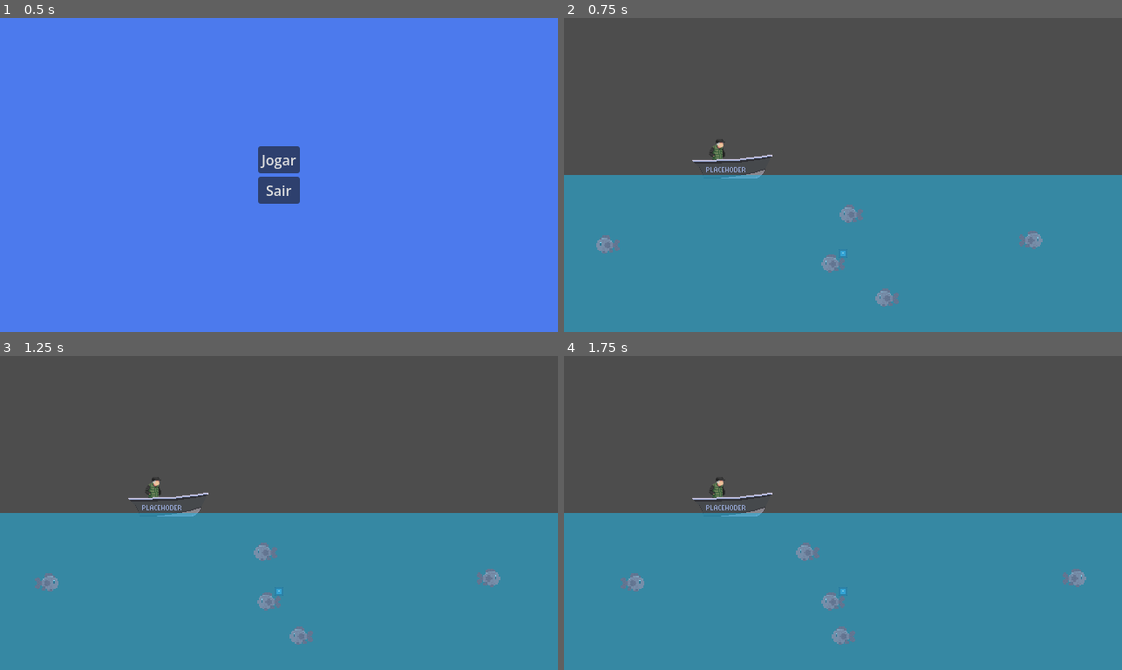
Above: before the commit, frames 1-4 (two rows, left to right).
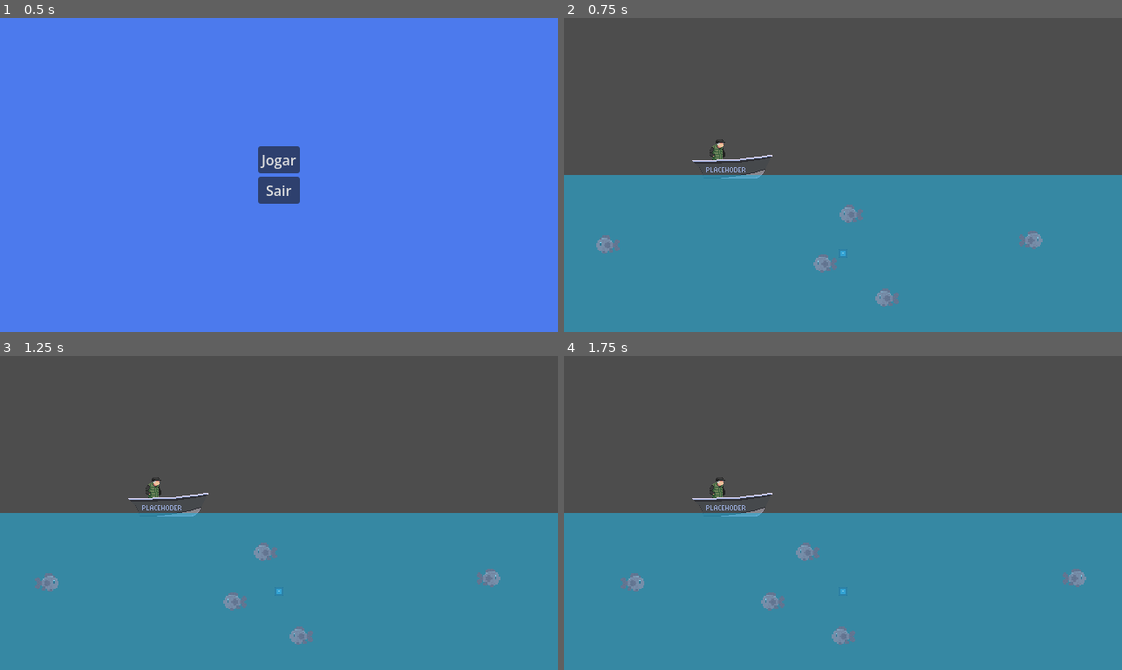
Above: after the commit, the same moments.

Repository: Bad-Onion/gyotaku
Game: Godot game, scene res://main.tscn
The game is run twice, just before and just after one commit, with the same random seed, the same clock (stepped at 60 frames per second) and the same inputs. The engine's default icon, where the game draws it, is replaced by a stand-in: a white triangle on a blue panel in a dark square.
Inputs (mouse positions are in pixels of both pictures, inside the frame that each line leads up to):
- Up to frame 1 (0.5 s): no input
- Up to frame 2 (0.75 s): click "Jogar" at 0.5 s
- Up to frame 3 (1.25 s): no input
- Up to frame 4 (1.75 s): move the mouse to (965, 497) at 1.27 s; click (965, 497) at 1.42 s

Frame 1 is identical in both runs. In frame 2, 0.3% of the frame differs, in the area x 22-51%, y 39-82%; in frame 3, 0.4%; in frame 4, 0.4%.

Commit message:
add minigame core

Diff:
--- a/gyotaku/project.godot
+++ b/gyotaku/project.godot
@@ -19,7 +19,8 @@
 
 window/size/viewport_width=640
 window/size/viewport_height=360
-window/size/mode=2
+window/size/mode=3
+window/size/initial_position_type=3
 window/stretch/mode="canvas_items"
 window/stretch/scale_mode="integer"
 
@@ -29,4 +30,5 @@
 
 [rendering]
 
+textures/canvas_textures/default_texture_filter=0
 rendering_device/driver.windows="d3d12"
--- a/gyotaku/scenes/levels/level_1/level_1.tscn
+++ b/gyotaku/scenes/levels/level_1/level_1.tscn
@@ -1,6 +1,7 @@
 [gd_scene format=3 uid="uid://bnk2jwk8ek25f"]
 
 [ext_resource type="PackedScene" uid="uid://mp300i7css66" path="res://scenes/mechanics/fishing_bait_mechanic/fishing_hook.tscn" id="1_7uxs1"]
+[ext_resource type="Script" uid="uid://c6offhed2uwqi" path="res://scenes/levels/level_1/level_1.gd" id="1_58uyj"]
 [ext_resource type="Texture2D" uid="uid://cwc4wyukhft2b" path="res://assets/sprites/IdosoJapones.png" id="1_vmhy7"]
 [ext_resource type="Script" uid="uid://c8d754vqus2jd" path="res://scenes/mechanics/fishing_mechanic/fishing_mechanic_system.gd" id="2_3lh42"]
 [ext_resource type="Texture2D" uid="uid://crid57sx6bisi" path="res://assets/sprites/Barco.png" id="2_58uyj"]
@@ -9,6 +10,7 @@
 [ext_resource type="PackedScene" uid="uid://cgb7ob0db0t1f" path="res://scenes/entities/fish/fish.tscn" id="5_ojo11"]
 
 [node name="Level1" type="Node2D" unique_id=1565577455]
+script = ExtResource("1_58uyj")
 
 [node name="Background" type="Node" parent="." unique_id=2001595502]
 
--- a/gyotaku/scenes/mechanics/fishing_mechanic/fishing_mechanic_system.gd
+++ b/gyotaku/scenes/mechanics/fishing_mechanic/fishing_mechanic_system.gd
@@ -11,8 +11,8 @@
 @export var center_point: Marker2D
 
 @export_group("Zones & Depth")
-@export var safe_zone_radius: float = 15.0
-@export var danger_zone_radius: float = 60.0
+@export var safe_zone_radius: float = 30.0
+@export var danger_zone_radius: float = 120.0
 @export var max_depth: float = 100.0
 @export var depth_pull_up_speed: float = 20.0
 @export var depth_sink_slow_speed: float = 5.0
@@ -24,6 +24,8 @@
 @export var tension_recovery_rate: float = 40.0
 @export var critical_tension_threshold: float = 90.0
 @export var impulse_penalty_force: float = 100.0
+@export var player_pull_power: float = 1.5
+@export var fish_struggle_power: float = 60.0
 
 var fish: Fish
 var current_tension: float = 0.0
@@ -39,6 +41,7 @@
 	fish = hooked_fish
 	current_tension = 0.0
 	current_depth = 50.0
+	fish.velocity.x = fish_struggle_power * fish.movement_direction
 	set_physics_process(true)
 
 
@@ -46,8 +49,10 @@
 	if not fish or not input_system:
 		return
 
+	_process_tug_of_war(delta)
 	_process_tension(delta)
 	_process_depth(delta)
+	_debug_logs()
 	_check_end_conditions()
 
 
@@ -71,7 +76,7 @@
 		if was_dragging_last_frame and current_tension >= critical_tension_threshold:
 			_apply_escape_impulse()
 
-	current_tension = clamp(current_tension, 0.0, max_tension)
+	current_tension = clampf(current_tension, 0.0, max_tension)
 	was_dragging_last_frame = is_dragging
 
 
@@ -104,3 +109,35 @@
 	elif current_depth >= max_depth:
 		fish_escaped.emit()
 		set_physics_process(false)
+
+
+func _process_tug_of_war(delta: float) -> void:
+	var drag_vector := input_system.get_drag_vector()
+	var is_dragging := input_system.is_active()
+
+	# 1. The fish constantly wants to swim away in its current direction
+	var desired_fish_velocity := fish.movement_direction * fish_struggle_power
+
+	# 2. Player pull force
+	var player_velocity := 0.0
+
+	if is_dragging:
+		var drag_dir := signf(drag_vector.x)
+		# The player only applies force if dragging opposite to the fish's desire
+		if drag_dir != 0.0 and drag_dir != fish.movement_direction:
+			player_velocity = drag_vector.x * player_pull_power
+
+	# 3. Combine forces and apply to fish
+	var net_velocity := desired_fish_velocity + player_velocity
+	fish.velocity.x = move_toward(fish.velocity.x, net_velocity, 400.0 * delta)
+
+	# Update the fish sprite visually based on which way it is actually moving
+	if fish.velocity.x != 0 and fish.sprite:
+		var current_physical_dir = signf(fish.velocity.x)
+		fish.sprite.flip_h = (current_physical_dir < 0)
+
+
+func _debug_logs() -> void:
+	# Temporary method to visualize the mechanics
+	var dist = absf(fish.global_position.x - center_point.global_position.x)
+	print("Depth: %3.1f | Tension: %3.1f | Center Dist: %3.1f" % [current_depth, current_tension, dist])
